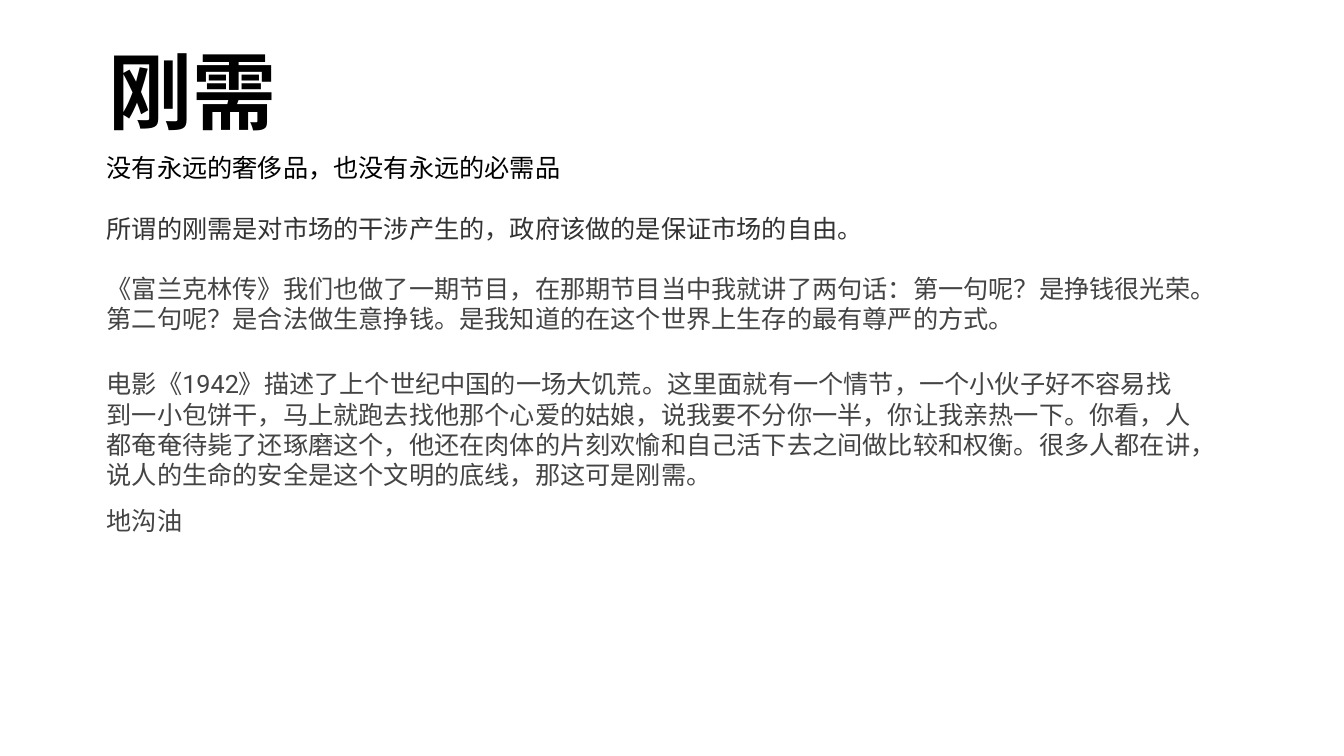
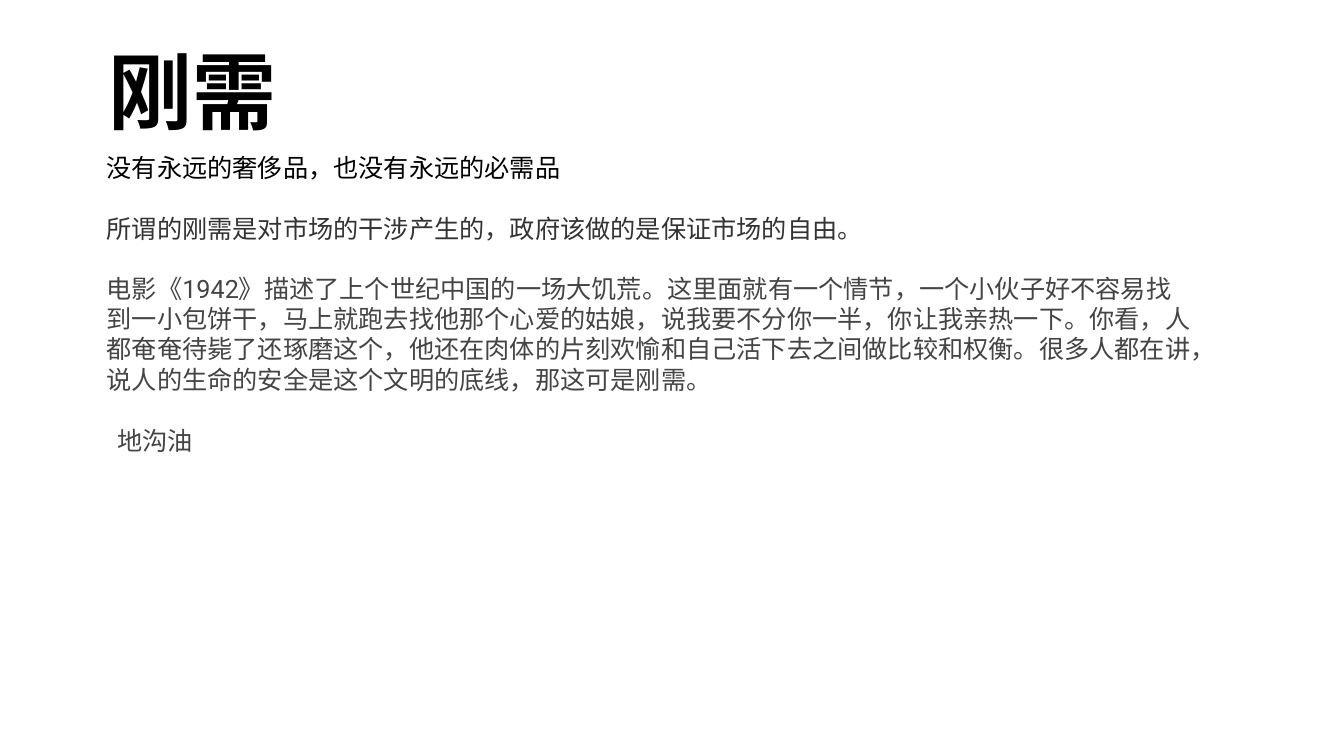
Before and after one commit to FredJiangFei/MyDocuments, a slide deck: slide 20 of 火车票/火车票.pptx (slide 23 before the commit). Drawn at 1344x756 pixels with LibreOffice and Linux fonts; fonts in the diff are those of the drawing. Boxes give left, top, right and bottom in pixels: in the first picture for what was removed or moved away, otherwise in the second. Text is boxed around its words. In the diff, an @@ line names an element or a change of style, - is before the commit and + after.

```diff
--- a/火车票/火车票.pptx
+++ b/火车票/火车票.pptx
@@ text "电影《1942》描述了上个世纪中国的一场大饥荒。这里面就有一个情节，一个小伙子好不容易找到一小包饼干，马上就跑去找他那个 ...": place and size @@
-text "电影《1942》描述了上个世纪中国的一场大饥荒。这里面就有一个情节，一个小伙子好不容易找到一小包饼干，马上就跑去找他那个 ..." at [107, 371, 1216, 487]
+text "电影《1942》描述了上个世纪中国的一场大饥荒。这里面就有一个情节，一个小伙子好不容易找到一小包饼干，马上就跑去找他那个 ..." at [107, 276, 1216, 392]
@@ text removed at [107, 276, 1216, 330] @@
-《富兰克林传》我们也做了一期节目，在那期节目当中我就讲了两句话：第一句呢？是挣钱很光荣。第二句呢？是合法做生意挣钱。是我知道的在这个世界上生存的最有尊严的方式。
@@ text "地沟油": place and size @@
-text "地沟油" at [107, 509, 183, 532]
+text "地沟油" at [117, 429, 193, 452]
```
Also in this commit, not shown: 8 other slides changed, 3 slides added, 6 slides removed, 3 other files.
